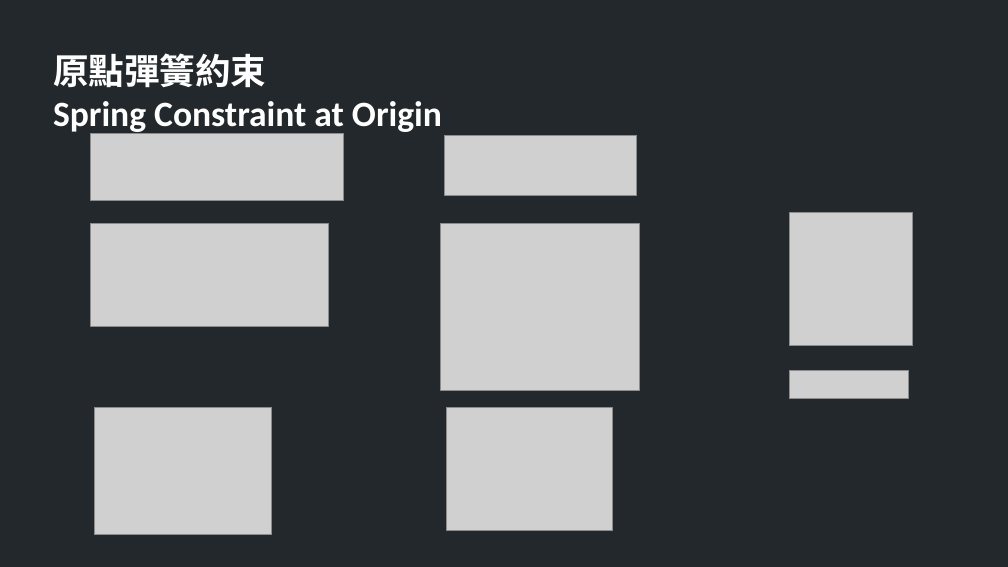
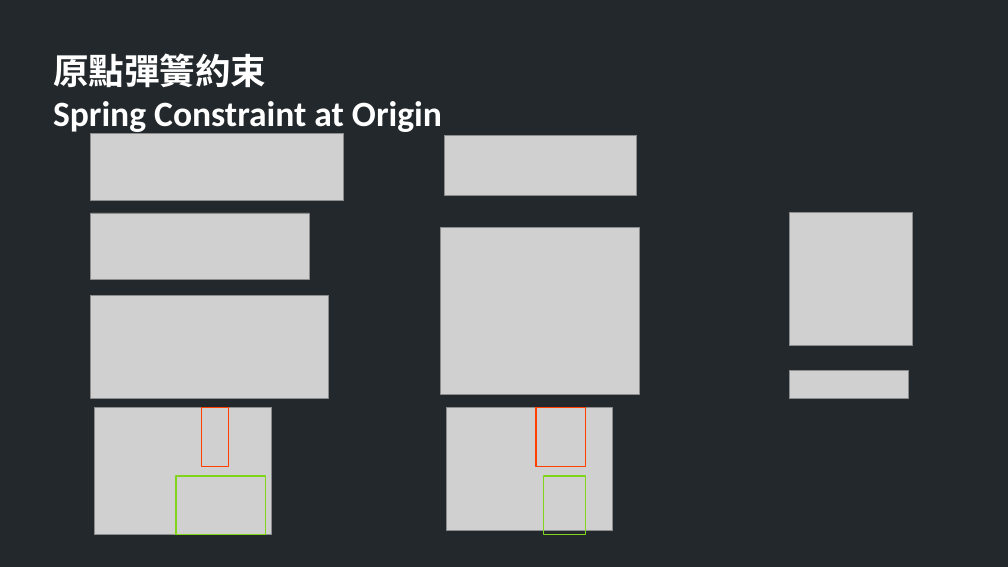
Before and after one commit to TheAllenChou/unity-physics-constraints, a slide deck: slide 6 of slides/03-soft-constraints-mandarin.odp. Drawn at 1008x567 pixels with LibreOffice and Linux fonts; fonts in the diff are those of the drawing; grey boxes stand for pictures. Boxes give left, top, right and bottom in pixels: in the first picture for what was removed or moved away, otherwise in the second. Text is boxed around its words. In the diff, an @@ line names an element or a change of style, - is before the commit and + after.

```diff
--- a/slides/03-soft-constraints-mandarin.odp
+++ b/slides/03-soft-constraints-mandarin.odp
@@ picture: place and size @@
-picture at (91,224,328,327)
+picture at (91,213,309,280)
@@ picture: place and size @@
-picture at (441,224,640,391)
+picture at (441,228,640,394)
@@ picture added at (91,295,328,398) @@
@@ rectangle added at (201,408,229,466), outline #FF4000 0.99 pt @@
@@ rectangle added at (536,408,585,466), outline #FF4000 0.99 pt @@
@@ rectangle added at (176,477,265,535), outline #81D41A 0.99 pt @@
@@ rectangle added at (543,477,585,535), outline #81D41A 0.99 pt @@
```
Also in this commit, not shown: 2 other slides changed.
